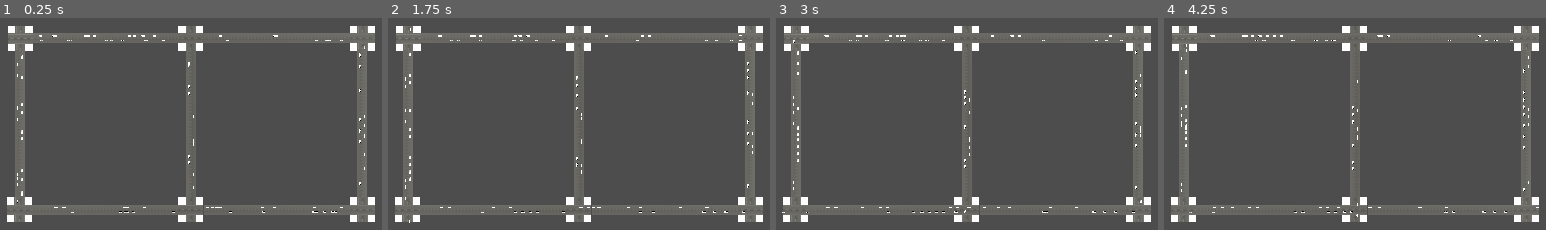
Above: before the commit, frames 1-4 (left to right).
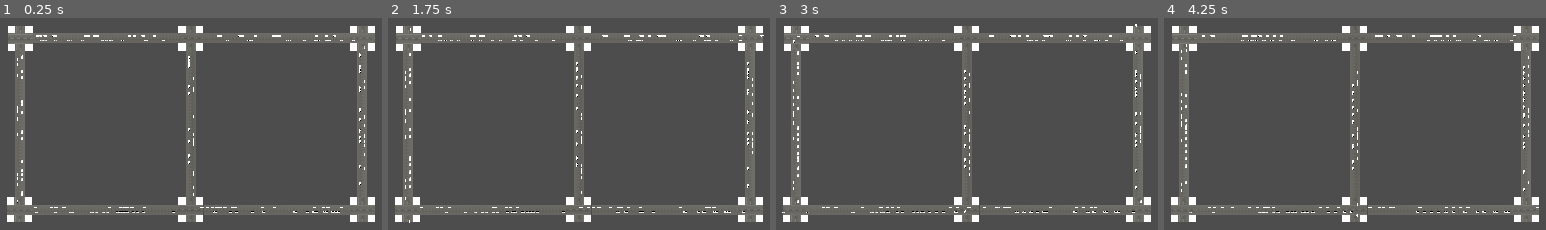
Above: after the commit, the same moments.

Repository: zaddmc/Traffic_Simulator
Game: Godot game, scene res://assets/node_3d.tscn
The game is run twice, just before and just after one commit, with the same random seed, the same clock (stepped at 60 frames per second) and the same inputs.
Inputs:
- Up to frame 1 (0.25 s): no input
- Up to frame 2 (1.75 s): tap Enter at 0.5 s; tap Space at 1.25 s
- Up to frame 3 (3 s): tap Enter at 2 s; tap Space at 2.75 s
- Up to frame 4 (4.25 s): tap Enter at 3.5 s

The runs differ from the first frame. In frame 1, 0.4% of the frame differs, in the area x 4-96%, y 8-92%; in frame 2, 0.4%; in frame 3, 0.5%; in frame 4, 0.5%.

Commit message:
Traffic light timer has been made for you alexander

Diff:
--- a/assets/node_3d.tscn
+++ b/assets/node_3d.tscn
@@ -18,7 +18,7 @@
 
 [node name="Roads" type="Node3D" parent="."]
 script = ExtResource("2_dmp8q")
-car_spawn_count = 100
+car_spawn_count = 200
 
 [node name="StraightRoad" parent="Roads" instance=ExtResource("2_6nuu2")]
 transform = Transform3D(1, 0, 0, 0, 1, 0, 0, 0, 1, -58.7822, 0, -0.022)
--- a/scripts/road_baker.gd
+++ b/scripts/road_baker.gd
@@ -6,6 +6,7 @@
 # Called when the node enters the scene tree for the first time.
 func _ready() -> void:
 	call_deferred("_on_all_loaded")
+	setup_traffic_light_timer()
 
 func _on_all_loaded():
 	roads = recursive_road_finder(self)
@@ -19,8 +20,7 @@
 			var points2 = rod.get_curve().get_baked_points()
 			var point2 = rod.to_global(points2[0])
 			var space_between = (point1 - point2).length()
-			#print(str(point1) + str(point2))
-			#print(space_between)
+
 			if space_between <= 2:
 				close_roads.append(rod)
 			elif space_between <= 5:
@@ -32,7 +32,7 @@
 		road_dict[road] = close_roads
 
 	# Giving the result to the cars
-	print(road_dict)
+	#print(road_dict)
 	Car.set_baked_roads(road_dict)
 
 	spawn_cars()
@@ -57,12 +57,21 @@
 		Car.new_car(get_tree().get_nodes_in_group("straight_group").pick_random(), randf(), 10)
 	return
 
+func setup_traffic_light_timer():
+	var timer = Timer.new()
+	add_child(timer)
+	timer.wait_time = 1
+	timer.one_shot = false
+	timer.start()
+	timer.connect("timeout", _on_traffic_light_timer_timeout)
 
+
+func _on_traffic_light_timer_timeout():
+	print("i am a timer")
 
 func _process(delta: float) -> void:
 	thread_update_cars(delta)
 
-
 func thread_update_cars(delta):
 	for x in Car.CARS:
 		x.update_car(delta)
